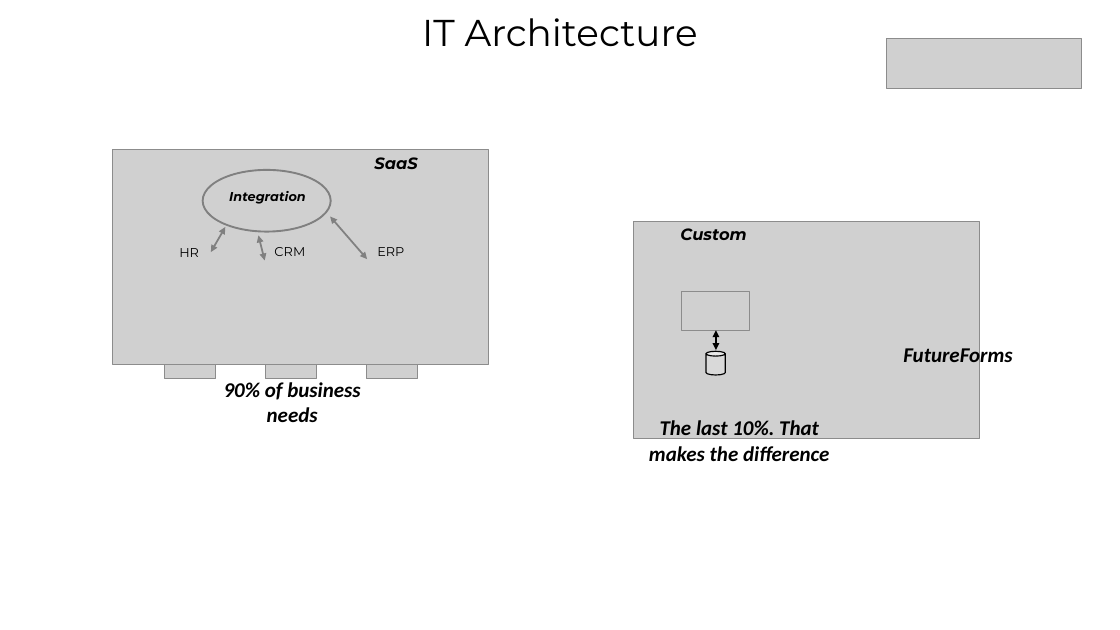
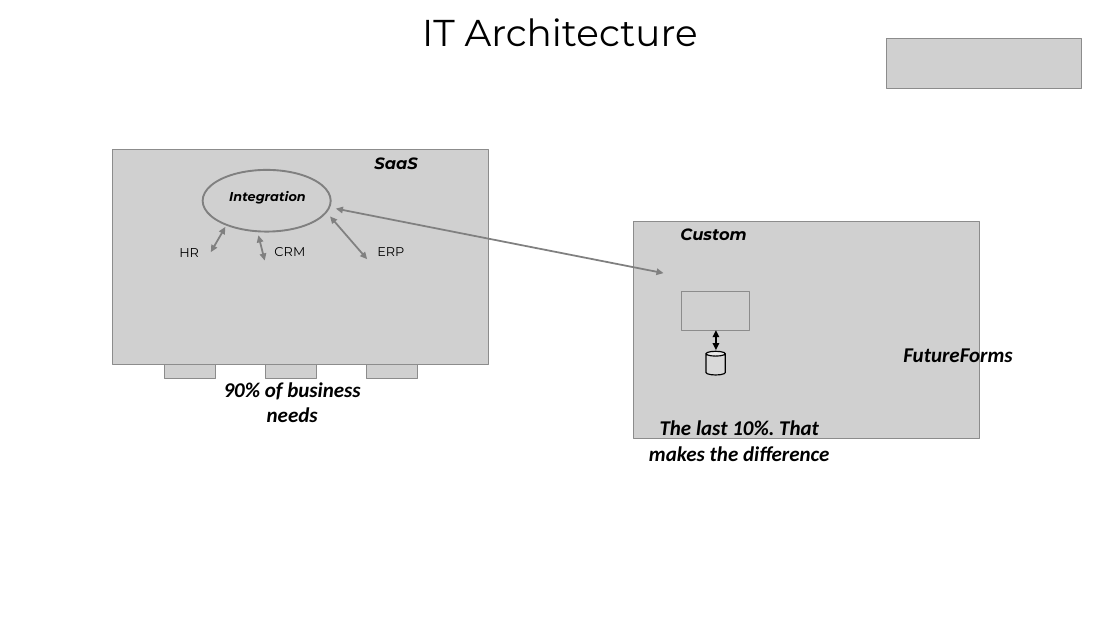
Before and after one commit to ahoeffner/forms42test, a slide deck: slide 5 of Trottinhg.pptx. Drawn at 1120x630 pixels with LibreOffice and Linux fonts; fonts in the diff are those of the drawing; grey boxes stand for pictures. Boxes give left, top, right and bottom in pixels: in the first picture for what was removed or moved away, otherwise in the second. Text is boxed around its words. In the diff, an @@ line names an element or a change of style, - is before the commit and + after.

```diff
--- a/Trottinhg.pptx
+++ b/Trottinhg.pptx
@@ double arrow added from (664, 273) to (336, 208), #808080 1.5 pt @@
```
Also in this commit, not shown: 4 other slides changed.
